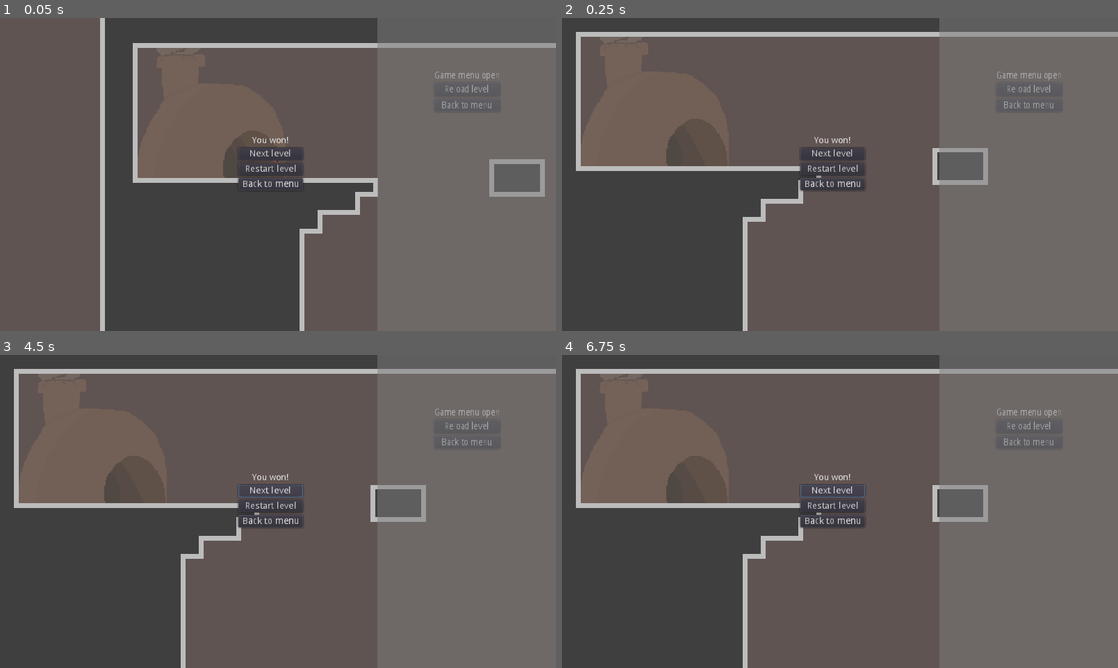
Above: before the commit, frames 1-4 (two rows, left to right).
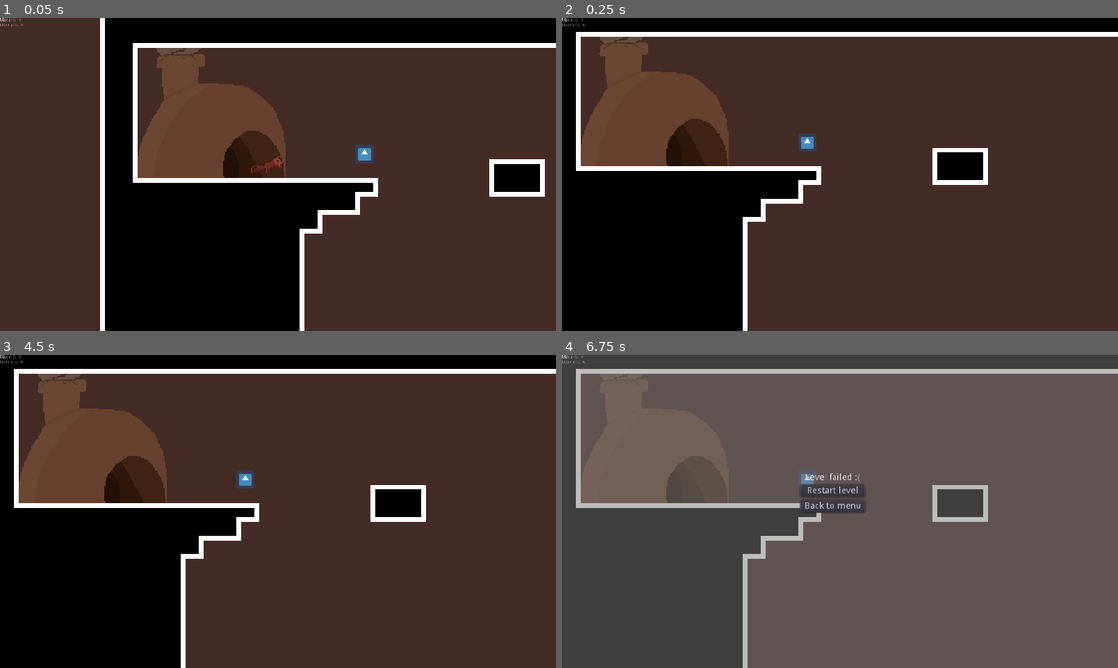
Above: after the commit, the same moments.

Repository: gramozilho/StaySafeJam
Game: Godot game, scene res://Scenes/Level 1.tscn
The game is run twice, just before and just after one commit, with the same random seed, the same clock (stepped at 60 frames per second) and the same inputs. The engine's default icon, where the game draws it, is replaced by a stand-in: a white triangle on a blue panel in a dark square.
Inputs (mouse positions are in pixels of both pictures, inside the frame that each line leads up to):
- Up to frame 1 (0.05 s): no input
- Up to frame 2 (0.25 s): no input
- Up to frame 3 (4.5 s): click (467, 426) at 0.5 s, where only the run before the commit has a clickable "Reload level"; click (467, 442) at 1.25 s, where only the run before the commit has a clickable "Back to menu"; click (272, 505) at 2 s, where only the run before the commit has a clickable "Restart level"; click (272, 505) at 2.75 s, where only the run before the commit has a clickable "Restart level"; click (272, 505) at 3.5 s, where only the run before the commit has a clickable "Restart level"; click (272, 489) at 4.25 s, where only the run before the commit has a clickable "Next level"
- Up to frame 4 (6.75 s): click (834, 489) at 5 s, where only the run before the commit has a clickable "Next level"; tap Enter at 5.75 s; hold D (move_right) from 5.78 s (still down); tap F (freeze_ant) at 5.85 s; tap Space (move_jump) at 6.02, 6.5 s; tap 3 (trigger_lose) at 6.6 s

The runs differ from the first frame. In frame 1, 100% of the frame differs, in the area x 0-100%, y 0-100%; in frame 2, 100%; in frame 3, 100%; in frame 4, 4.2%.
Error before the commit: Parse Error: The variable type cannot be inferred because its value is "null". (res://Objects/MenuHandler.gd:4)

Commit message:
restarting and level progression fixed

Diff:
--- a/Objects/Ant.tscn
+++ b/Objects/Ant.tscn
@@ -81,12 +81,14 @@
 "values": [ Vector2( 4, 4 ), Vector2( 3.5, 4.5 ), Vector2( 4, 4 ) ]
 }
 
-[node name="Ant" type="KinematicBody2D"]
+[node name="Ant" type="KinematicBody2D" groups=[
+"ant",
+]]
 script = ExtResource( 2 )
 
 [node name="AnimatedSprite" type="AnimatedSprite" parent="."]
 scale = Vector2( 4, 4 )
-frames = SubResource( 14 )
+frames = SubResource( 13 )
 animation = "Walk"
 offset = Vector2( 0, -8 )
 
--- /dev/null
+++ b/Objects/LevelGoal.gd
@@ -0,0 +1,6 @@
+extends Area2D
+
+
+func _on_Area2D_body_entered(body):
+	if body.is_in_group('ant'):
+		MenuHandler.win_screen()
--- /dev/null
+++ b/Objects/LevelGoal.tscn
@@ -0,0 +1,17 @@
+[gd_scene load_steps=4 format=2]
+
+[ext_resource path="res://Assets/Sprites/icon.png" type="Texture" id=1]
+[ext_resource path="res://Objects/LevelGoal.gd" type="Script" id=2]
+
+[sub_resource type="CircleShape2D" id=1]
+radius = 37.9253
+
+[node name="Area2D" type="Area2D"]
+script = ExtResource( 2 )
+
+[node name="CollisionShape2D" type="CollisionShape2D" parent="."]
+shape = SubResource( 1 )
+
+[node name="Sprite" type="Sprite" parent="."]
+texture = ExtResource( 1 )
+[connection signal="body_entered" from="." to="." method="_on_Area2D_body_entered"]
--- a/Objects/MenuHandler.gd
+++ b/Objects/MenuHandler.gd
@@ -1,23 +1,28 @@
 extends CanvasLayer
 
 var menu_on := false setget menu_transition
-var current_scene := null
+onready var current_scene
 var can_open_menu := true
 var current_level := 0
 
 var path_titlescreen := "res://Scenes/TitleMenu.tscn"
 var path_lvl1 := "res://Scenes/Level 1.tscn"
 var path_lvl2 := "res://Scenes/Level 2.tscn"
-var path_levels := [path_lvl1, path_lvl2]
+var path_endscreen := "res://Scenes/EndScreen.tscn"
+var path_levels := [path_lvl1, path_lvl2, path_endscreen]
 
 const MSG_LEVEL_COMPLETED := "Level completed!"
 const MSG_LEVEL_FAILED := "Level failed :("
 
 func _ready() -> void:
 	reset_menus()
+	update_current_scene()
 
+
+func update_current_scene():
 	var root = get_tree().get_root()
 	current_scene = root.get_child(root.get_child_count() - 1)
+	print("current_scene: ", current_scene)
 
 func _process(delta : float) -> void:
 	# keeping the menu handling here for now to keep my work on separate scenes
@@ -47,13 +52,14 @@
 
 func _on_Restart_pressed() -> void:
 	reset_menus()
-	get_tree().reload_current_scene()
+	goto_scene(path_levels[current_level])
 	AntManager.amount_of_ants = 0
 	#goto_scene(path_levels[current_level])
 
 
 func _on_BackToMenu_pressed() -> void:
 	goto_scene(path_titlescreen)
+
 
 func goto_scene(path) -> void:
 	call_deferred("_deferred_goto_scene", path)
@@ -62,7 +68,7 @@
 		$GUI.visible = false
 
 func _deferred_goto_scene(path) -> void:
-	current_scene.call_deffered("free")
+	current_scene.call_deferred("free")
 	var s = ResourceLoader.load(path)
 	current_scene = s.instance()
 	get_tree().get_root().add_child(current_scene)
@@ -83,9 +89,16 @@
 
 
 func _on_Next_pressed() -> void:
-	current_level = (current_level + 1) % len(path_levels)
+	#current_level = (current_level + 1) % len(path_levels)
+	current_level += 1
 	goto_scene(path_levels[current_level])
+	if current_level == len(path_levels):
+		can_open_menu = false
 
 func start_game() -> void:
 	current_level = 0
 	goto_scene(path_levels[current_level])
+
+func end_game() -> void:
+	current_level = 0
+	goto_scene(path_titlescreen)
--- a/Objects/MenuHandler.tscn
+++ b/Objects/MenuHandler.tscn
@@ -40,7 +40,7 @@
 margin_top = 18.0
 margin_right = 115.0
 margin_bottom = 38.0
-text = "Reload level"
+text = "Restart level"
 __meta__ = {
 "_edit_use_anchors_": false
 }
--- /dev/null
+++ b/Scenes/EndScreen.tscn
@@ -0,0 +1,51 @@
+[gd_scene load_steps=3 format=2]
+
+[ext_resource path="res://Scenes/TitleMenu.gd" type="Script" id=1]
+[ext_resource path="res://Assets/Sprites/white_square.png" type="Texture" id=2]
+
+[node name="EndMenu" type="Control"]
+anchor_right = 1.0
+anchor_bottom = 1.0
+script = ExtResource( 1 )
+__meta__ = {
+"_edit_use_anchors_": false
+}
+
+[node name="Bg" type="Sprite" parent="."]
+modulate = Color( 0.454902, 0.670588, 0.392157, 0.521569 )
+scale = Vector2( 29.913, 16.8217 )
+texture = ExtResource( 2 )
+offset = Vector2( 32, 32 )
+
+[node name="VBoxContainer" type="VBoxContainer" parent="."]
+anchor_left = 0.5
+anchor_top = 0.5
+anchor_right = 0.5
+anchor_bottom = 0.5
+margin_left = -194.773
+margin_top = -103.386
+margin_right = -72.773
+margin_bottom = -15.3856
+rect_scale = Vector2( 2.39645, 2.53504 )
+__meta__ = {
+"_edit_use_anchors_": false
+}
+
+[node name="Title" type="Label" parent="VBoxContainer"]
+margin_right = 122.0
+margin_bottom = 48.0
+text = "Well done you magnificent beast, you did it."
+align = 1
+autowrap = true
+
+[node name="Back" type="Button" parent="VBoxContainer"]
+margin_top = 52.0
+margin_right = 122.0
+margin_bottom = 72.0
+text = "Back to menu"
+__meta__ = {
+"_edit_use_anchors_": false
+}
+
+[node name="CheerfulTune" type="AudioStreamPlayer" parent="."]
+[connection signal="pressed" from="VBoxContainer/Back" to="." method="_on_Back_pressed"]
--- a/Scenes/Level 1.tscn
+++ b/Scenes/Level 1.tscn
@@ -1,8 +1,9 @@
-[gd_scene load_steps=4 format=2]
+[gd_scene load_steps=5 format=2]
 
 [ext_resource path="res://Objects/Ant.tscn" type="PackedScene" id=1]
 [ext_resource path="res://Tilesets/Ground.tres" type="TileSet" id=2]
 [ext_resource path="res://Objects/Ant Hive.tscn" type="PackedScene" id=3]
+[ext_resource path="res://Objects/LevelGoal.tscn" type="PackedScene" id=4]
 
 [node name="Level 1" type="Node2D"]
 
@@ -32,3 +33,6 @@
 cell_size = Vector2( 16, 16 )
 format = 1
 tile_data = PoolIntArray( -1, 0, 0, -65536, 0, 1, -65535, 0, 1, -65534, 0, 1, -65533, 0, 1, -65532, 0, 1, -65531, 0, 1, …(5592 unchanged characters)…
+
+[node name="Area2D" parent="." instance=ExtResource( 4 )]
+position = Vector2( 847.481, 429.421 )
--- a/Scenes/Level 2.tscn
+++ b/Scenes/Level 2.tscn
@@ -1,7 +1,8 @@
-[gd_scene load_steps=3 format=2]
+[gd_scene load_steps=4 format=2]
 
 [ext_resource path="res://Objects/Ant.tscn" type="PackedScene" id=1]
 [ext_resource path="res://Tilesets/Ground.tres" type="TileSet" id=2]
+[ext_resource path="res://Objects/LevelGoal.tscn" type="PackedScene" id=3]
 
 [node name="Level 2" type="Node2D"]
 
@@ -28,3 +29,6 @@
 cell_size = Vector2( 16, 16 )
 format = 1
 tile_data = PoolIntArray( -1, 0, 0, -65536, 0, 1, -65535, 0, 1, -65534, 0, 1, -65533, 0, 1, -65532, 0, 1, -65531, 0, 1, …(6514 unchanged characters)…
+
+[node name="Area2D" parent="." instance=ExtResource( 3 )]
+position = Vector2( 1290.57, 954.011 )
--- a/Scenes/TitleMenu.gd
+++ b/Scenes/TitleMenu.gd
@@ -1,4 +1,7 @@
 extends Control
+
+func _on_Back_pressed():
+	MenuHandler.end_game()
 
 
 func _on_StartGame_pressed():
Not shown: 2 places in Objects/Ant.tscn that only renumber resources
